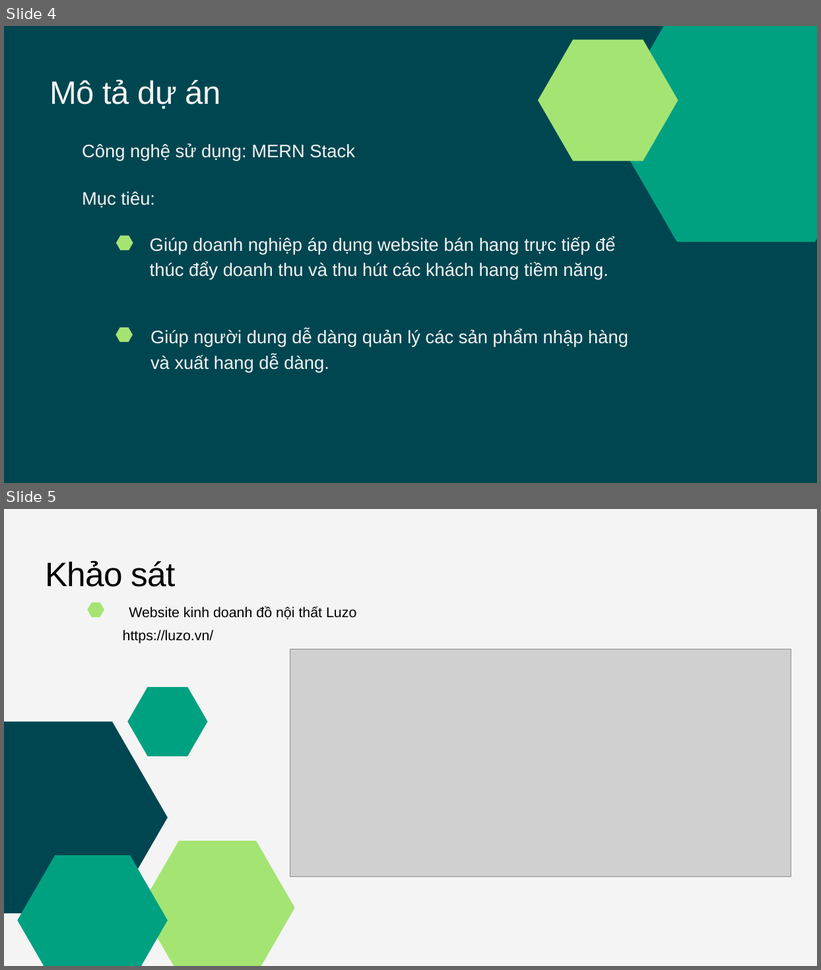
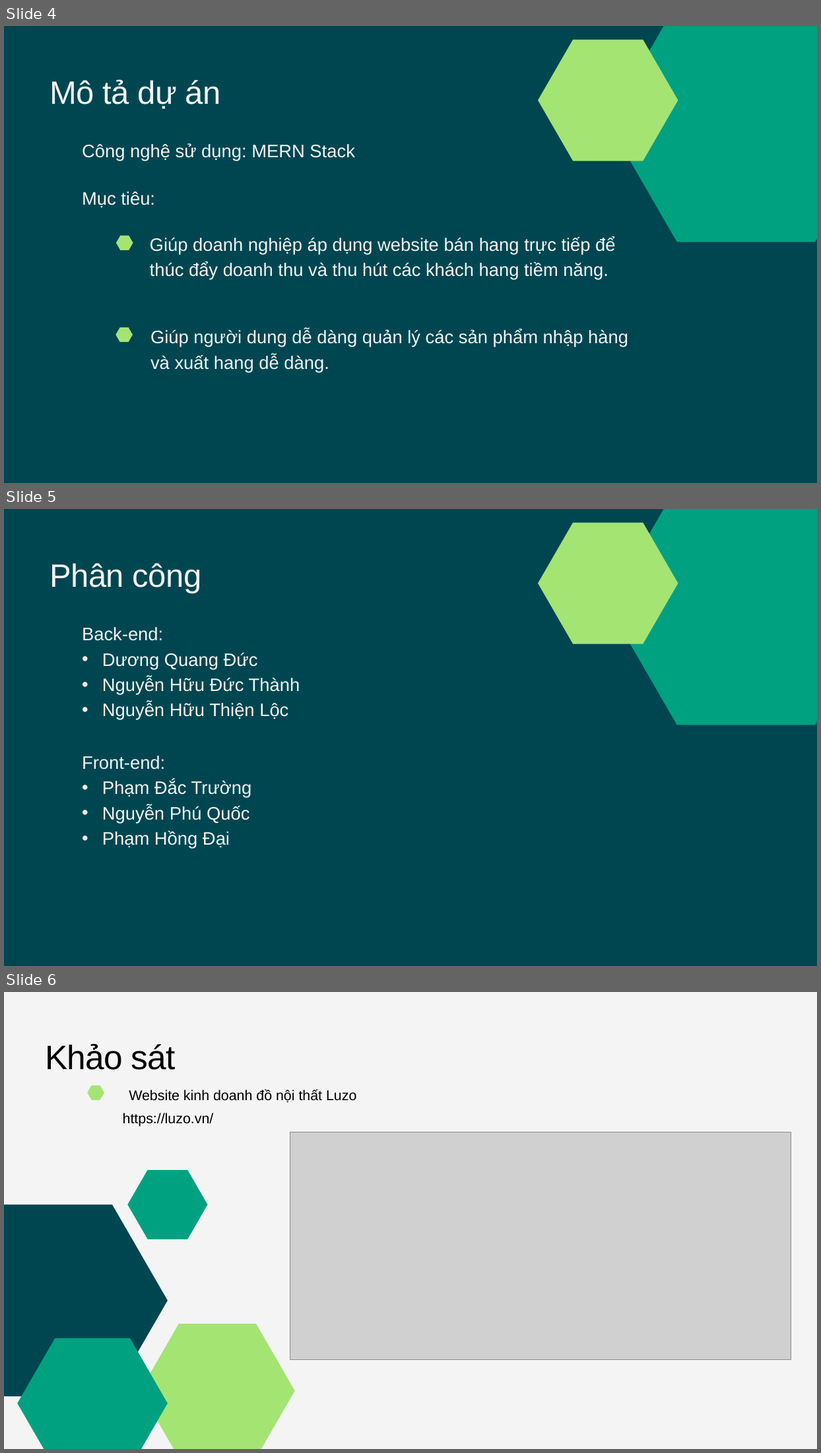
Before and after one commit to 19110026-Nguyen-Huu-Duc-Thanh/Nhom10_TuongTacNguoiMay, a slide deck: Nhóm10_Tương_Tác_Người_Máy.pptx. Shown one above the other, each under a label of ours: slides 4 and 5 before the commit, slides 4, 5 and 6 after it. The pictures are 821x970 and 821x1453 pixels, drawn with LibreOffice and Linux fonts; fonts in the diff are those of the drawing; grey boxes stand for pictures. Boxes give left, top, right and bottom in pixels: in the first picture for what was removed or moved away, otherwise in the second. Text is boxed around its words. In the diff, an @@ line names an element or a change of style, - is before the commit and + after.

```diff
--- a/Nhóm10_Tương_Tác_Người_Máy.pptx
+++ b/Nhóm10_Tương_Tác_Người_Máy.pptx
@@ slide 5 added at [4,509,817,966], background #004651 @@
@@ freeform shape added at [538,523,678,644], fill #A4E473 @@
@@ freeform shape added at [608,509,817,725], fill #00A181 @@
@@ text added at [50,563,202,593], 57.2 pt, text #F4F4F4 @@
+Phân công
@@ text added at [82,627,300,720], 32 pt, text #F4F4F4 @@
+Back-end:
+• Dương Quang Đức
+• Nguyễn Hữu Đức Thành
+• Nguyễn Hữu Thiện Lộc
@@ text added at [82,756,252,849], 32 pt, text #F4F4F4 @@
+Front-end:
+• Phạm Đắc Trường
+• Nguyễn Phú Quốc
+• Phạm Hồng Đại
@@ what was slide 5 is now slide 6 @@
```
Also in this commit, not shown: 3 slides changed.
